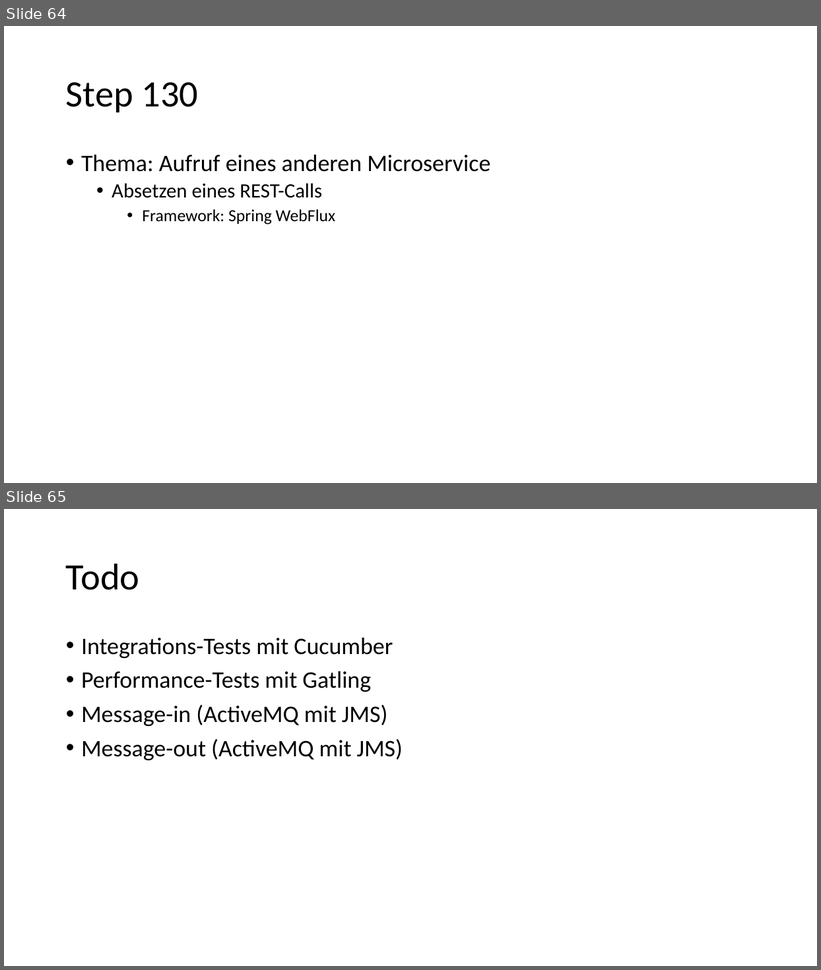
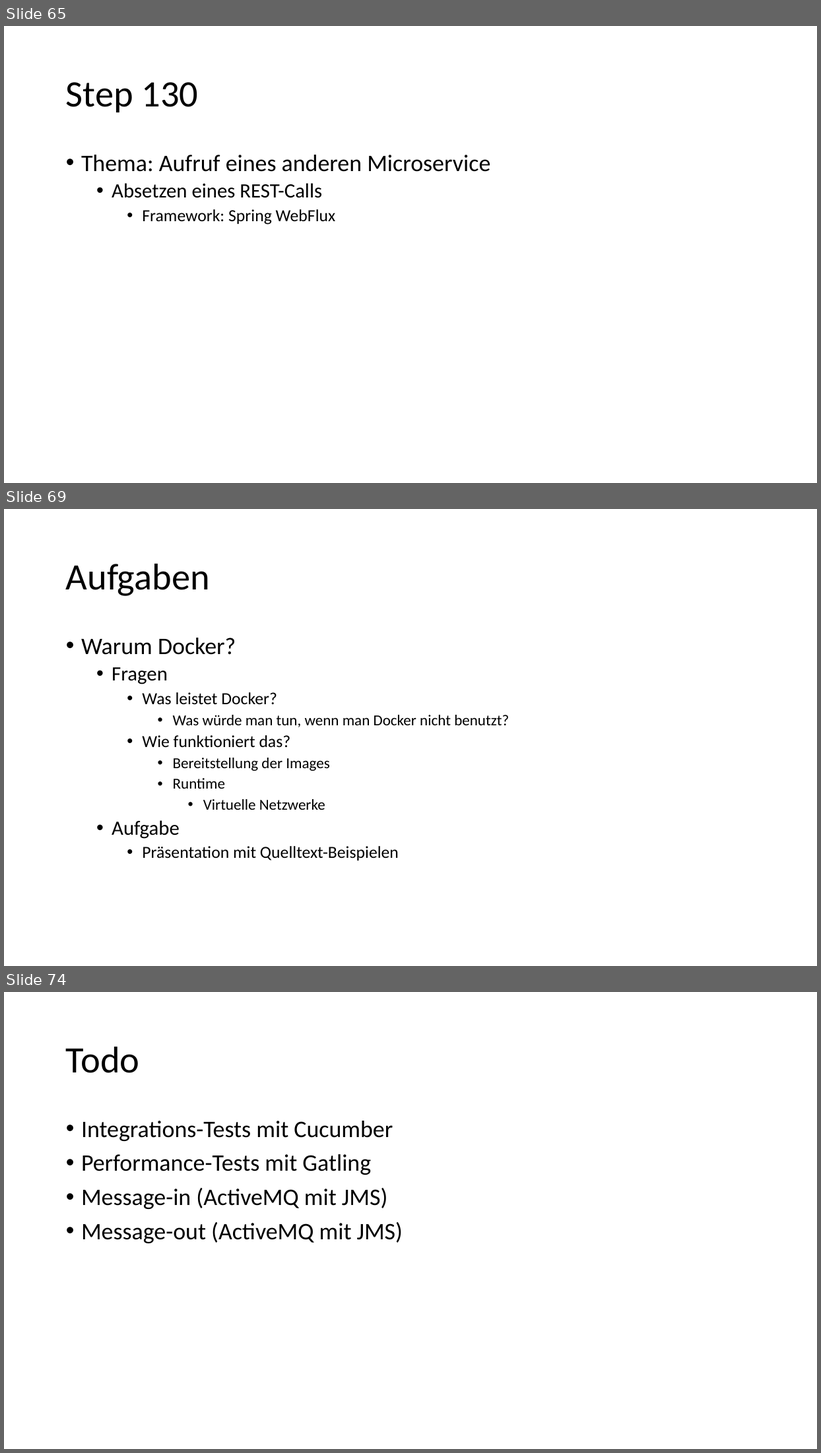
Before and after one commit to igeldo/PR4-SoSe23, a slide deck: Java-Starter.pptx. Shown one above the other, each under a label of ours: slides 64 and 65 before the commit, slides 65, 69 and 74 after it; the slides between them are not shown. The pictures are 821x970 and 821x1453 pixels, drawn with LibreOffice and Linux fonts; fonts in the diff are those of the drawing. Boxes give left, top, right and bottom in pixels: in the first picture for what was removed or moved away, otherwise in the second. Text is boxed around its words. In the diff, an @@ line names an element or a change of style, - is before the commit and + after.

```diff
--- a/Java-Starter.pptx
+++ b/Java-Starter.pptx
@@ slide 69 added at (x1=4, y1=509, x2=817, y2=966), background #FFFFFF @@
@@ title added at (x1=66, y1=563, x2=210, y2=596), 44 pt, text #000000 @@
+Aufgaben
@@ text added at (x1=81, y1=638, x2=509, y2=861), 18 pt, text #000000 @@
+• Warum Docker?
+  • Fragen
+    • Was leistet Docker?
+      • Was würde man tun, wenn man Docker nicht benutzt?
+    • Wie funktioniert das?
+      • Bereitstellung der Images
+      • Runtime
+        • Virtuelle Netzwerke
+  • Aufgabe
+    • Präsentation mit Quelltext-Beispielen
@@ what was slide 64 is now slide 65 @@
@@ what was slide 65 is now slide 74 @@
```
Also in this commit, not shown: 2 slides changed, 8 other slides added.
